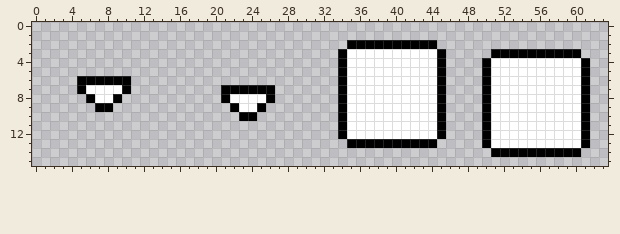
File history of a pixel-art file, Prototypes/prototype_CooknServe/Assets/Sprites/UI.aseprite. That is the earlier state.
64x16 pixels, 1 frame.
And afterwards:
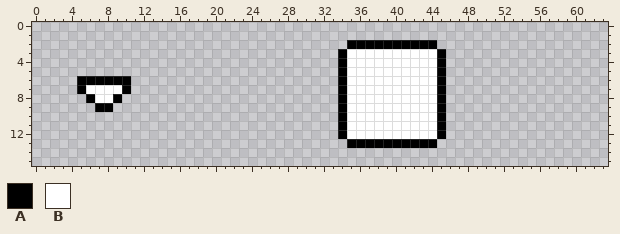
Palette (. is transparent): A #000000  B #ffffff
From old to new:
@@ x 0..63 @@
  2 ...................................AAAAAAAAAA...................
- 3 ..................................ABBBBBBBBBBA.....AAAAAAAAAA...
- 4 ..................................ABBBBBBBBBBA....ABBBBBBBBBBA..
- 5 ..................................ABBBBBBBBBBA....ABBBBBBBBBBA..
- 6 .....AAAAAA.......................ABBBBBBBBBBA....ABBBBBBBBBBA..
- 7 .....ABBBBA..........AAAAAA.......ABBBBBBBBBBA....ABBBBBBBBBBA..
- 8 ......ABBA...........ABBBBA.......ABBBBBBBBBBA....ABBBBBBBBBBA..
- 9 .......AA.............ABBA........ABBBBBBBBBBA....ABBBBBBBBBBA..
-10 .......................AA.........ABBBBBBBBBBA....ABBBBBBBBBBA..
-11 ..................................ABBBBBBBBBBA....ABBBBBBBBBBA..
-12 ..................................ABBBBBBBBBBA....ABBBBBBBBBBA..
-13 ...................................AAAAAAAAAA.....ABBBBBBBBBBA..
-14 ...................................................AAAAAAAAAA...
+ 3 ..................................ABBBBBBBBBBA..................
+ 4 ..................................ABBBBBBBBBBA..................
+ 5 ..................................ABBBBBBBBBBA..................
+ 6 .....AAAAAA.......................ABBBBBBBBBBA..................
+ 7 .....ABBBBA.......................ABBBBBBBBBBA..................
+ 8 ......ABBA........................ABBBBBBBBBBA..................
+ 9 .......AA.........................ABBBBBBBBBBA..................
+10 ..................................ABBBBBBBBBBA..................
+11 ..................................ABBBBBBBBBBA..................
+12 ..................................ABBBBBBBBBBA..................
+13 ...................................AAAAAAAAAA...................
+14 ................................................................
 15 ................................................................
